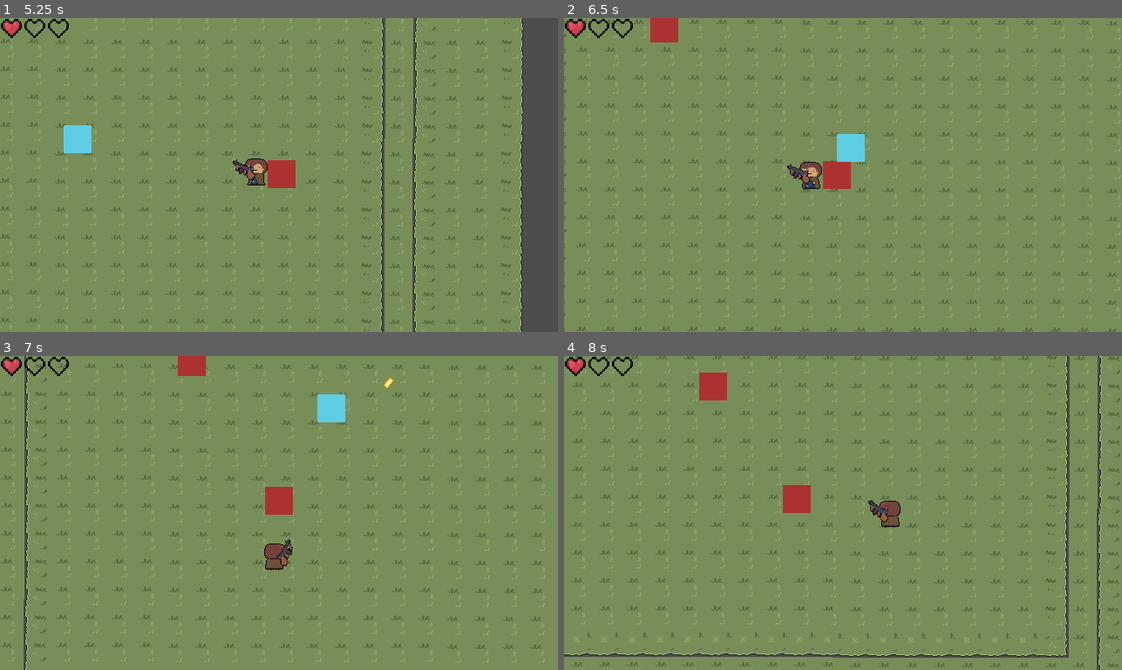
Above: before the commit, frames 1-4 (two rows, left to right).
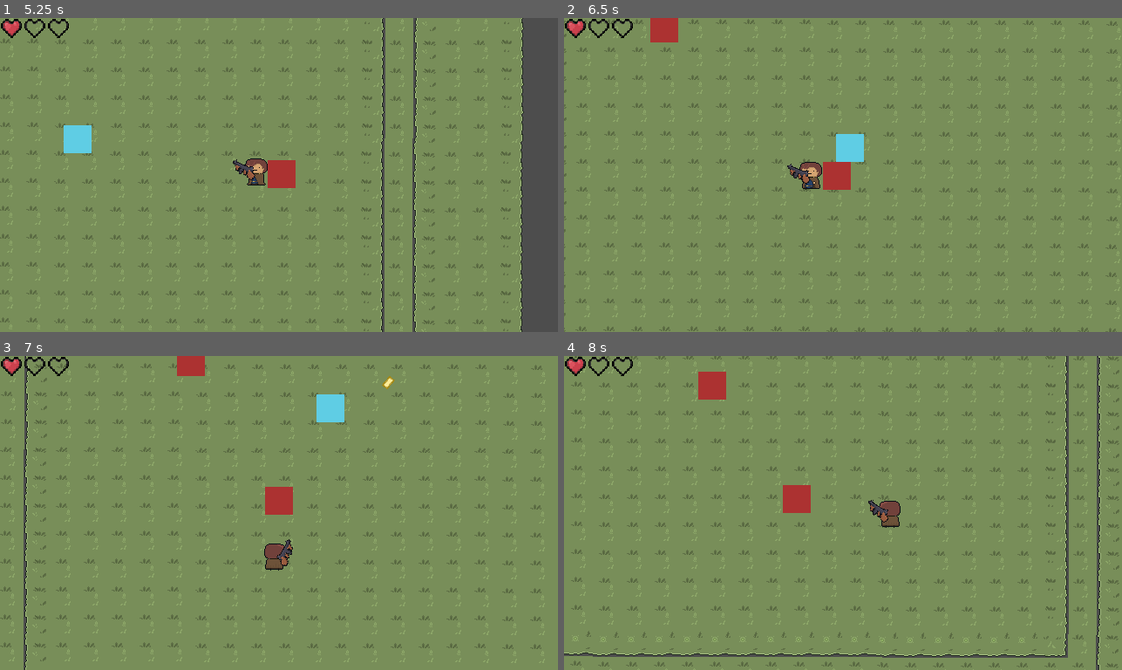
Above: after the commit, the same moments.

Repository: Douuurado/Foreign-lands
Game: Godot game, scene res://systems/core/main.tscn
The game is run twice, just before and just after one commit, with the same random seed, the same clock (stepped at 60 frames per second) and the same inputs.
Inputs (mouse positions are in pixels of both pictures, inside the frame that each line leads up to):
- Up to frame 1 (5.25 s): click "Play" at 0.5 s; move the mouse to (401, 159) at 1.27 s; hold Right (ui_right) 1.28-2.03 s; hold E (interact) 1.28-2.03 s; click (401, 159) at 1.55 s; move the mouse to (167, 190) at 2.02 s; hold Down (ui_down) 2.03-2.78 s; click (167, 190) at 2.1 s; tap E (interact) at 2.3, 3.8 s; move the mouse to (334, 105) at 2.77 s; hold Right (ui_right) 2.78-3.53 s; hold E (interact) 2.78-3.53 s; click (334, 105) at 3.05 s; move the mouse to (251, 237) at 3.52 s; hold Up (ui_up) 3.53-4.28 s; click (251, 237) at 3.6 s; move the mouse to (446, 222) at 4.27 s; hold Left (ui_left) 4.28-5 s; hold E (interact) 4.28-5 s; click (446, 222) at 4.55 s; tap Escape (ui_cancel) at 4.9 s; click "Continue" at 5 s
- Up to frame 2 (6.5 s): move the mouse to (675, 127) at 5.77 s; hold Left (ui_left) from 5.78 s (still down); click (675, 127) at 5.85 s; tap E (interact) at 6.05 s
- Up to frame 3 (7 s): move the mouse to (306, 513) at 6.52 s; release Left (ui_left) at 6.53 s; hold Down (ui_down) from 6.53 s (still down); hold E (interact) from 6.53 s (still down); click (306, 513) at 6.8 s
- Up to frame 4 (8 s): move the mouse to (759, 434) at 7.27 s; release Down (ui_down) at 7.28 s; release E (interact) at 7.28 s; hold Right (ui_right) from 7.28 s (still down); click (759, 434) at 7.35 s; tap E (interact) at 7.55 s

Frame 1 is identical in both runs. In frame 2, 0.2% of the frame differs, in the area x 0-54%, y 0-100%; in frame 3, 2.1%; in frame 4, 3.2%, in the area x 0-100%, y 0-100%.

Commit message:
refactor: documentar scripts

Diff:
--- a/scenes/enemies/enemy_demo/enemy_demo.gd
+++ b/scenes/enemies/enemy_demo/enemy_demo.gd
@@ -1,30 +1,46 @@
 extends CharacterBody2D
 
+## Velocidade de deslocamento do inimigo durante a perseguição.
 @export var speed : int = 200
+## Quantidade máxima de pontos de vida que o inimigo possui.
 @export var max_health : int = 3
+## Quantidade de dano que este inimigo causa ao atingir o jogador.
 @export var damage_amount : int = 1
 
+## Armazena a referência do nó que o inimigo está perseguindo (ex: o Player).
+var target = null
+## Controla se o comportamento de perseguição está ativo no momento.
 var target_chase = false
-var target = null
 
+## Registra o inimigo no gerenciador global de vida ao entrar na cena.
 func _ready():
 	get_node("/root/EnemyHealthManager").register_enemy(self, max_health)
 
-func _physics_process(delta: float) -> void:
-	if target_chase:
-		var direction = (target.position - position).normalized()
-		position += direction * speed * delta
+## Executa a movimentação de perseguição usando a física nativa para evitar atravessar paredes.
+func _physics_process(_delta: float) -> void:
+	if target_chase and target:
+		# Calcula a direção exata usando posições globais
+		var direction = global_position.direction_to(target.global_position)
 
+		# Define a velocidade nativa do CharacterBody2D
+		velocity = direction * speed
 
+		# Aplica o movimento tratando colisões com o cenário (não precisa multiplicar por delta)
+		move_and_slide()
+	else:
+		# Zera a velocidade caso não esteja perseguindo ninguém, parando o inimigo suavemente
+		velocity = Vector2.ZERO
 
+## Define o corpo detectado como alvo e ativa o estado de perseguição.
 func _on_detection_area_body_entered(body: Node2D) -> void:
-		target = body
-		target_chase = true
+	target = body
+	target_chase = true
 
-
+## Limpa a referência do alvo e interrompe a perseguição quando ele se afasta.
 func _on_detection_area_body_exited(_body: Node2D) -> void:
 	target = null
 	target_chase = false
 
+## Encaminha a solicitação de redução de vida para o gerenciador central de inimigos.
 func take_damage(amount):
 	get_node("/root/EnemyHealthManager").damage_enemy(self, amount)
--- a/scenes/enemies/enemy_demo/enemy_health_manager.gd
+++ b/scenes/enemies/enemy_demo/enemy_health_manager.gd
@@ -1,19 +1,28 @@
 extends Node
 
+## Dicionário que armazena as referências dos inimigos vivos como chaves e suas respectivas vidas atuais como valores.
 var enemies = {}
 
+## Emitido quando um inimigo específico sofre alteração em seus pontos de vida.
 signal on_health_changed(enemy, new_health)
+## Emitido quando um inimigo morre (vida chega a zero ou menos).
 signal enemy_died(enemy)
 
+## Registra um novo inimigo no sistema, associando a instância dele à sua vida máxima inicial.
 func register_enemy(enemy, max_health):
 	enemies[enemy] = max_health
 
+## Aplica uma quantidade de dano a um inimigo registrado e gerencia sua destruição caso a vida acabe.
 func damage_enemy(enemy, amount):
+	# Garante que o inimigo informado ainda existe e está registrado no dicionário
 	if enemy in enemies:
 		enemies[enemy] -= amount
+
+		# Verifica se os pontos de vida do inimigo chegaram ao fim
 		if enemies[enemy] <= 0:
 			enemy_died.emit()
-			enemy.queue_free()
-			enemies.erase(enemy)
+			enemy.queue_free() # Remove o inimigo do cenário e libera a memória
+			enemies.erase(enemy) # Remove o registro do inimigo do dicionário global
 		else:
+			# Notifica outros sistemas (como barras de vida locais) que a vida deste inimigo mudou
 			on_health_changed.emit(enemy, enemies[enemy])
--- a/scenes/guns/pistol/pistol.gd
+++ b/scenes/guns/pistol/pistol.gd
@@ -1,13 +1,20 @@
 extends GunDemo
 
+## Tempo de espera (em segundos) entre cada disparo desta arma.
 @export var custom_fire_rate = 0.3
+## Velocidade de deslocamento dos projéteis disparados por esta arma.
 @export var custom_bullet_speed = 1000
+## Quantidade de dano que cada projétil desta arma causará.
 @export var custom_damage = 1
+## Ângulo máximo de dispersão/imprecisão (em graus) dos tiros.
 @export var custom_spread = 2
 
+## Armazena o arquivo da cena do projétil específico que esta arma vai disparar.
 var custom_bullet_scene = preload("res://scenes/projectiles/bullet_demo.tscn")
 
+## Faz a arma carregar seus atributos personalizados ao iniciar o nó na cena.
 func _ready() -> void:
+	# Transfere as configurações do editor e a cena do projétil para o script pai (GunDemo)
 	fire_rate = custom_fire_rate
 	bullet_speed = custom_bullet_speed
 	damage = custom_damage
--- a/scenes/guns/thompson/thompson.gd
+++ b/scenes/guns/thompson/thompson.gd
@@ -1,13 +1,20 @@
 extends GunDemo
 
+## Tempo de espera (em segundos) entre cada disparo desta submetralhadora (cadência rápida).
 @export var custom_fire_rate = 0.15
+## Velocidade de deslocamento dos projéteis disparados.
 @export var custom_bullet_speed = 1000
+## Quantidade de dano que cada projétil causará ao alvo.
 @export var custom_damage = 1
+## Ângulo máximo de dispersão/imprecisão (em graus) devido ao recuo dos tiros rápidos.
 @export var custom_spread = 5
 
+## Armazena o arquivo da cena do projétil específico da metralhadora Thompson.
 var custom_bullet_scene = preload("res://scenes/projectiles/thompson_bullet.tscn")
 
+## Faz a arma carregar seus atributos personalizados ao iniciar o nó na cena.
 func _ready() -> void:
+	# Transfere as configurações locais para as variáveis globais da classe base (GunDemo)
 	fire_rate = custom_fire_rate
 	bullet_speed = custom_bullet_speed
 	damage = custom_damage
--- a/scenes/player/player.gd
+++ b/scenes/player/player.gd
@@ -1,49 +1,77 @@
 class_name Player extends CharacterBody2D
 
+## Velocidade máxima base de movimentação do jogador.
 const SPEED = 300.0
+## Controla se o jogador está temporariamente imune a novas fontes de dano.
 var invulnerable = false
+## Tempo de duração (em segundos) do estado de invulnerabilidade após ser atingido.
 var invulnerability_time = 0.5
+
+## Referência ao nó de sprite que renderiza o corpo do personagem.
 @onready var player_sprite = get_node("Body")
 
+## Inicializa e atualiza movimentação e posição do mouse e sprite a cada frame de física.
+func _physics_process(_delta: float) -> void:
+	# Captura os inputs do teclado ou controle (A, D, W, S / Setas)
+	var direction := Input.get_vector("ui_left", "ui_right", "ui_up", "ui_down")
 
-func _physics_process(_delta: float) -> void:
-	var direction := Input.get_vector("ui_left", "ui_right", "ui_up", "ui_down")
+	# Pega a posição global do cursor do mouse na tela
 	var mouse_pos = get_global_mouse_position()
+
+	# Calcula o vetor de direção normalizado do personagem até o mouse
 	var direction_to_mouse = (mouse_pos - global_position).normalized()
 
+	# Se houver direção de movimento ativa, aplica a velocidade máxima nela
 	if direction != Vector2.ZERO:
 		velocity.x = direction.x * SPEED
 		velocity.y = direction.y * SPEED
+
+	# Caso contrário, desacelera o personagem instantaneamente até parar
 	else:
 		velocity.x = move_toward(velocity.x, 0, SPEED)
 		velocity.y = move_toward(velocity.y, 0, SPEED)
 
+	# Atualiza os sprites e direções da animação com base na posição do mouse e movimento
 	update_animation(direction_to_mouse, velocity.length() > 1.0)
+
+	# Move o personagem pelo cenário aplicando a velocidade e tratando colisões automaticamente
 	move_and_slide()
 
+## Atualiza a animação e direção do sprite com base no mouse e movimento.
 func update_animation(direction_to_mouse: Vector2, is_moving: bool) -> void:
 	var anim = ""
+	# Define se a animação é de andar ou parado
 	var moving_suffix = "_walk" if is_moving else "_idle"
+
+	# Diagonal superior (olhando para trás e lados)
 	if abs(direction_to_mouse.x) > 0.5 and direction_to_mouse.y < -0.5:
 		anim = "back_side"
 		player_sprite.flip_h = direction_to_mouse.x < 0
 
+	# Movimento predominantemente horizontal
 	elif abs(direction_to_mouse.x) > abs(direction_to_mouse.y):
 		anim = "side"
 		player_sprite.flip_h = direction_to_mouse.x < 0
 
+	# Movimento predominantemente vertical (Frente/Trás)
 	else:
 		anim = "front" if direction_to_mouse.y > 0 else "back"
 
+	# Combina a direção com o estado de movimento (ex: "side_walk")
 	var final_anim = anim + moving_suffix
 
+	# Executa a nova animação apenas se ela já não estiver tocando
 	if $AnimationPlayer.current_animation != final_anim:
 		$AnimationPlayer.play(final_anim)
 
+## Processa o dano recebido quando um inimigo entra na área de colisão.
 func _on_hurtbox_body_entered(body: Node2D) -> void:
+	# Verifica se o objeto é um inimigo e se o jogador pode tomar dano
 	if body.is_in_group("enemy") and not invulnerable:
 		invulnerable = true
-		$AnimationPlayer.play("hit_flash")
+		$AnimationPlayer.play("hit_flash") # Pisca o sprite indicando dano
 		HealthManager.decrease_health(body.damage_amount)
+
+		# Aguarda o fim do tempo de invulnerabilidade
 		await get_tree().create_timer(invulnerability_time).timeout
 		invulnerable = false
--- a/scenes/player/weapon_holder.gd
+++ b/scenes/player/weapon_holder.gd
@@ -1,15 +1,21 @@
 extends Node2D
 
+## Referência ao sprite do corpo do personagem (nó pai).
 @onready var player_sprite = get_parent().get_node("Body")
 
 @warning_ignore("unused_parameter")
+## Faz o objeto rotacionar em direção ao mouse e inverte o sprite horizontalmente.
 func _physics_process(delta: float) -> void:
+	# Rotaciona instantaneamente o nó atual para apontar para o cursor
 	look_at(get_global_mouse_position())
 
+	# Mantém o ângulo sempre entre 0 e 360 graus para evitar números negativos gigantes
 	rotation_degrees = wrap(rotation_degrees, 0, 360)
+
+	# Verifica se o objeto está apontando para a esquerda (zona entre 90° e 270°)
 	if rotation_degrees > 90 and rotation_degrees < 270:
-		scale.y = -1
-		player_sprite.flip_h = true
+		scale.y = -1           # Inverte o eixo Y para a arma/objeto não ficar de cabeça para baixo
+		player_sprite.flip_h = true  # Inverte o sprite do personagem para a esquerda
 	else:
-		scale.y = 1
-		player_sprite.flip_h = false
+		scale.y = 1            # Mantém a escala normal (olhando para a direita)
+		player_sprite.flip_h = false # Mantém o sprite original para a direita
--- a/scenes/projectiles/bullet_demo.gd
+++ b/scenes/projectiles/bullet_demo.gd
@@ -1,21 +1,29 @@
 class_name BulletDemo extends Node2D
 
+## Velocidade de deslocamento do projétil em pixels por segundo.
 var speed = 0
+## Quantidade de dano que o projétil causará ao atingir um alvo.
 var damage = 0
 
+## Inicializa os atributos da bala no momento em que ela é instanciada.
 func setup(bullet_speed: float, bullet_damage: int) -> void:
 	speed = bullet_speed
 	damage = bullet_damage
 
 
+## Move o projétil continuamente na direção de seu eixo X local.
 func _physics_process(delta: float) -> void:
+	# transform.x representa o vetor "frente" da bala com base na rotação atual dela
 	position += transform.x * speed * delta
 
 
+## Libera a memória e remove a bala do jogo assim que ela sai da tela.
 func _on_visible_on_screen_notifier_2d_screen_exited() -> void:
 	queue_free()
 
 
+## Detecta colisões com corpos físicos e aplica o dano se o alvo for válido.
 func _on_hurtbox_body_entered(body: Node2D):
+	# Duck typing: verifica se o objeto atingido possui a função de receber dano
 	if body.has_method("take_damage"):
 		body.take_damage(damage)
--- a/systems/core/game.gd
+++ b/systems/core/game.gd
@@ -1,9 +1,12 @@
 extends Node2D
 
+## Detecta comandos que não foram consumidos pela interface (UI) para pausar o jogo.
 func _unhandled_input(event):
+	# Verifica se o jogador apertou a tecla de cancelar (geralmente Esc ou Start)
 	if event.is_action_pressed("ui_cancel"):
 		toggle_pause()
 
+## Pausa o processamento do jogo e exibe a interface do menu de pausa.
 func toggle_pause():
 	get_tree().paused = true
 	$PauseMenu.visible = true
--- a/systems/health_manager/health_manager.gd
+++ b/systems/health_manager/health_manager.gd
@@ -1,32 +1,42 @@
 extends Node
 
+## Vida máxima inicial configurável pelo editor.
 @export var max_health : int = 3
+## Quantidade de vida atual do personagem durante o jogo.
 var current_health : int
 
+## Emitido sempre que a vida sofre alteração (dano ou cura).
 signal on_health_changed(new_health)
+## Emitido quando a vida chega a zero, antes do nó ser destruído.
 signal died
 
+## Inicializa a vida atual com o valor máximo configurado.
 func _ready():
 	current_health = max_health
 
+## Reduz a quantidade de vida especificada e verifica se o personagem morreu.
 func decrease_health(health_amount : int):
 	current_health -= health_amount
 
+	# Verifica se a vida acabou (limiar de morte)
 	if current_health < 1:
 		die()
 
 	print("decrease enemy health: ", health_amount)
 	on_health_changed.emit(current_health)
 
+## Incrementa a vida respeitando o limite máximo definido em max_health.
 func increase_health(health_amount : int):
 	current_health += health_amount
 
+	# Garante que a vida atual não ultrapasse o teto máximo
 	if current_health > max_health:
 		current_health = max_health
 
 	print("increase enemy health")
 	on_health_changed.emit(current_health)
 
+## Notifica o sistema sobre a morte e remove o nó da cena.
 func die():
 	died.emit()
 	queue_free()
--- a/systems/interactions/interactable.gd
+++ b/systems/interactions/interactable.gd
@@ -1,7 +1,11 @@
 extends Area2D
 
+## Nome ou ação que aparecerá na tela para o jogador (ex: "Abrir Baú", "Conversar").
 @export var interact_name: String = ""
+## Controla se o objeto pode ser interagido pelo jogador no momento.
 @export var is_interactable: bool = true
 
+## Função anônima (Callable) executada quando a interação acontece.
+## Deve ser substituída no script que gerencia o objeto interativo.
 var interact: Callable = func():
 	pass
--- a/systems/interactions/interactable_component.gd
+++ b/systems/interactions/interactable_component.gd
@@ -1,39 +1,54 @@
 extends Node2D
 
+## Texto de interface (UI) que exibe o nome da interação atual.
 @onready var interact_label: Label = $InteractLabel
+## Lista que armazena todas as áreas interativas que estão dentro do alcance.
 var current_interations := []
+## Controla se o jogador pode interagir (bloqueia novas interações durante um await).
 var can_interact := true
 
+## Captura o comando de interação do jogador e executa a ação do objeto mais próximo.
 func _input(event: InputEvent) -> void:
+	# Verifica se o botão de interagir foi pressionado e se o player não está ocupado
 	if event.is_action_pressed("interact") and can_interact:
 		if current_interations:
-			can_interact = false
+			can_interact = false # Bloqueia novas interações temporariamente
 			interact_label.hide()
 
+			# Executa a função do objeto mais próximo e aguarda sua conclusão
 			await current_interations[0].interact.call()
 
-			can_interact = true
+			can_interact = true # Libera o jogador para interagir novamente
 
 
+## Atualiza a interface a cada frame com o objeto interativo válido mais próximo.
 func _process(_delta: float) -> void:
 	if current_interations and can_interact:
+		# Ordena a lista para garantir que o índice [0] seja sempre o mais perto
 		current_interations.sort_custom(_sort_by_nearest)
+
+		# Se o objeto mais próximo estiver ativo, atualiza e exibe o texto na tela
 		if current_interations[0].is_interactable:
 			interact_label.text = current_interations[0].interact_name
 			interact_label.show()
 	else:
+		# Esconde o texto caso não haja nada por perto ou o player esteja ocupado
 		interact_label.hide()
 
 
+## Algoritmo de comparação para ordenar as áreas com base na distância até o jogador.
 func _sort_by_nearest(area1, area2):
 	var area1_dist = global_position.distance_to(area1.global_position)
 	var area2_dist = global_position.distance_to(area2.global_position)
 
+	# Retorna verdadeiro se a primeira área estiver mais perto do que a segunda
 	return area1_dist < area2_dist
 
+## Adiciona uma nova área interativa à lista quando o jogador chega perto.
 func _on_interact_range_area_entered(area: Area2D) -> void:
 	current_interations.push_back(area)
 
 
+## Remove a área interativa da lista quando o jogador se afasta dela.
 func _on_interact_range_area_exited(area: Area2D) -> void:
-		current_interations.erase(area)
+	current_interations.erase(area)
--- a/systems/totem/totem.gd
+++ b/systems/totem/totem.gd
@@ -1,11 +1,17 @@
 extends StaticBody2D
 
+## Referência à área de detecção que gerencia a interação.
 @onready var interactable: Area2D = $Interactable
+## Referência ao sprite visual do objeto no cenário.
 @onready var sprite_2d: Sprite2D = $Sprite2D
 
+## Configura o link entre este objeto e o sistema de interações ao iniciar.
 func _ready() -> void:
+	# Atribui a função local à variável do tipo Callable da Area2D
 	interactable.interact = _on_interact
 
+## Executa a lógica específica do totem quando o jogador interage com ele.
 func _on_interact():
+	# Desativa futuras interações com este objeto (interação única)
 	interactable.is_interactable = false
 	print("The player interacted the totem")
--- a/systems/weapons/gun_config.gd
+++ b/systems/weapons/gun_config.gd
@@ -1,10 +1,15 @@
 extends GunDemo
 
+## Tempo de espera (em segundos) entre cada disparo desta arma.
 @export var custom_fire_rate = 0.3
+## Velocidade de deslocamento dos projéteis disparados por esta arma.
 @export var custom_bullet_speed = 1500
+## Quantidade de dano que cada projétil desta arma causará.
 @export var custom_damage = 3
+## Ângulo máximo de dispersão/imprecisão (em graus) dos tiros.
 @export var custom_spread = 15
 
+## Transfere as configurações personalizadas do editor para as variáveis do script pai.
 func _ready() -> void:
 	fire_rate = custom_fire_rate
 	bullet_speed = custom_bullet_speed
--- a/systems/weapons/gun_demo.gd
+++ b/systems/weapons/gun_demo.gd
@@ -1,61 +1,88 @@
 class_name GunDemo extends Node2D
 
+## Distância mínima (em pixels) para o mouse começar a rotacionar a arma.
 const MIN_DISTANCE = 8
+
+## Tempo de espera (em segundos) entre cada disparo.
 @export var fire_rate = 0.2
+## Velocidade do projétil disparado.
 @export var bullet_speed = 1000
+## Dano padrão causado pelo projétil.
 @export var damage = 10
+## Ângulo máximo de imprecisão/espalhamento (em graus) dos tiros.
 @export var spread = 0
+
+## Cronômetro interno que acumula o tempo desde o último tiro realizado.
 var last_time_shot = 0.0
+## Limiar de ângulo usado para inverter a arma (não utilizado diretamente nesta lógica).
 var flip_threshold = 135
+## Controla se a arma está atualmente apontada para o lado esquerdo do cenário.
 var facing_left := false
 
+## Cena do projétil que será instanciada a cada disparo.
 var bullet_scene = preload("res://scenes/projectiles/bullet_demo.tscn")
+## Ponto de saída do tiro na ponta do cano da arma.
 @onready var muzzle : Marker2D = $Marker2D
 
+## Controla a rotação da arma em direção ao mouse, inverte o sprite e gerencia o input de tiro.
 func _physics_process(delta: float) -> void:
 	var mouse_pos = get_global_mouse_position()
 	var direction = mouse_pos - global_position
 
+	# Evita trepidação extrema da rotação caso o mouse esteja em cima do pivô da arma
 	if direction.length_squared() <= MIN_DISTANCE * MIN_DISTANCE:
 		return
 
+	# Aponta a arma na direção do cursor do mouse
 	look_at(mouse_pos)
 
+	# Converte o ângulo atual do vetor de radianos para graus
 	var angle = rad_to_deg(direction.angle())
 
-	# Anti flicker
+	# Sistema anti-flicker: evita que o sprite fique piscando/invertendo na transição vertical
 	if facing_left:
+		# Se estava olhando para a esquerda e o mouse entrou no quadrante direito, desverte
 		if angle < 80 and angle > -80:
 			facing_left = false
 	else:
+		# Se estava olhando para a direita e o mouse entrou no quadrante esquerdo, inverte
 		if angle > 100 or angle < -100:
 			facing_left = true
 
+	# Inverte o eixo vertical do sprite para a arma não ficar de cabeça para baixo ao olhar para a esquerda
 	$Sprite2D.flip_v = facing_left
+	# Ajusta a posição e o cano (muzzle) baseado no lado em que a arma está apontada
 	position.x = -6 if facing_left else 6
 	muzzle.position.y = 6 if facing_left else 0
 
+	# Incrementa o temporizador de disparo
 	last_time_shot += delta
 
+	# Verifica se a tecla de tiro está pressionada e se o cooldown terminou
 	if Input.is_action_pressed("shoot") and last_time_shot >= fire_rate:
 		shoot()
 
+## Cria a instância do projétil no mundo, aplica a precisão (spread) e define seus atributos básicos.
 func shoot():
+	# Reinicia o temporizador do cadência de tiro
 	last_time_shot = 0.0
 
+	# Instancia a bala diretamente na raiz da árvore de cenas atual
 	var bullet_instance = bullet_scene.instantiate()
 	get_tree().root.add_child(bullet_instance)
 
+	# Posiciona a bala no cano da arma
 	bullet_instance.global_position = muzzle.global_position
 
+	# Calcula e aplica um ângulo aleatório de dispersão baseado na imprecisão da arma
 	var spread_angle = randf_range(-spread, spread)
 	bullet_instance.global_rotation =  global_rotation + deg_to_rad(spread_angle)
 
+	# Duck typing: passa os parâmetros de velocidade e dano se a bala possuir o método setup
 	if bullet_instance.has_method("setup"):
 		bullet_instance.setup(bullet_speed, damage)
 	else:
 		print("Method 'setup' not identified or inserted")
 
-
-	#if has_node("shoot_sound"):
-		$shoot_sound.play()
+	# Toca o efeito sonoro do disparo
+	#$shoot_sound.play() Deve ser adicionado o som
--- a/ui/health_bar/health_bar.gd
+++ b/ui/health_bar/health_bar.gd
@@ -1,17 +1,24 @@
 extends Node2D
 
+## Textura do coração cheio/ativo.
 @export var heart1: Texture2D
+## Textura do coração vazio/inativo.
 @export var heart0: Texture2D
 
+## Lista contendo as referências para os três nós de sprite/textura de coração na UI.
 @onready var hearts = [
 	$Heart1,
 	$Heart2,
 	$Heart3
 ]
 
+## Conecta este elemento de interface ao sinal global de alteração de vida do jogador.
 func _ready():
 	HealthManager.on_health_changed.connect(on_player_health_changed)
 
+## Atualiza visualmente os sprites de coração sempre que a vida do jogador muda.
 func on_player_health_changed(player_current_health: int):
+	# Percorre todos os corações da lista e altera a textura com base no índice
 	for i in range(hearts.size()):
+		# Se o índice do coração for menor que a vida atual do player, ele fica cheio; caso contrário, vazio
 		hearts[i].texture = heart1 if i < player_current_health else heart0
--- a/ui/options_menu/controls.gd
+++ b/ui/options_menu/controls.gd
@@ -1,13 +1,18 @@
 extends Control
 
+## Caminho do arquivo da cena do jogo (ex: "res://scenes/levels/level_01.tscn").
 @export var level_path:String
+## Caminho do arquivo da cena do menu de opções (ex: "res://scenes/menus/options.tscn").
 @export var level_path1:String
 
+## Carrega a cena principal do jogo quando o botão de jogar é pressionado.
 func _on_play_button_pressed() -> void:
 	get_tree().change_scene_to_file(level_path)
 
+## Carrega a cena do menu de configurações/opções quando o botão correspondente é pressionado.
 func _on_options_button_pressed() -> void:
 	get_tree().change_scene_to_file(level_path1)
 
+## Fecha o aplicativo e encerra a execução do jogo imediatamente.
 func _on_exit_button_pressed() -> void:
-		get_tree().quit()
+	get_tree().quit() # Se o jogo for lançado em navegador, o comando não funcionará por limitações de segurança do navegador
--- a/ui/options_menu/options_menu.gd
+++ b/ui/options_menu/options_menu.gd
@@ -1,6 +1,8 @@
 extends Control
 
+## Caminho do arquivo da cena que será carregada (ex: "res://scenes/menus/main_menu.tscn").
 @export var level_path:String
 
+## Altera a cena atual do jogo para o arquivo configurado ao pressionar o botão.
 func _on_button_pressed() -> void:
 	get_tree().change_scene_to_file(level_path)
--- a/ui/pause_menu/pause_menu.gd
+++ b/ui/pause_menu/pause_menu.gd
@@ -1,8 +1,12 @@
 extends Control
 
+## Fecha o aplicativo e encerra a execução do jogo ao pressionar o botão de voltar/sair.
 func _on_back_pressed() -> void:
 	get_tree().quit()
 
+## Retoma o fluxo normal do jogo e oculta a interface do menu de pausa.
 func _on_continue_pressed() -> void:
+	# Retoma o processamento da física e dos nós do jogo
 	get_tree().paused = false
+	# Oculta o nó pai que contém a interface visual deste menu
 	get_parent().visible = false
